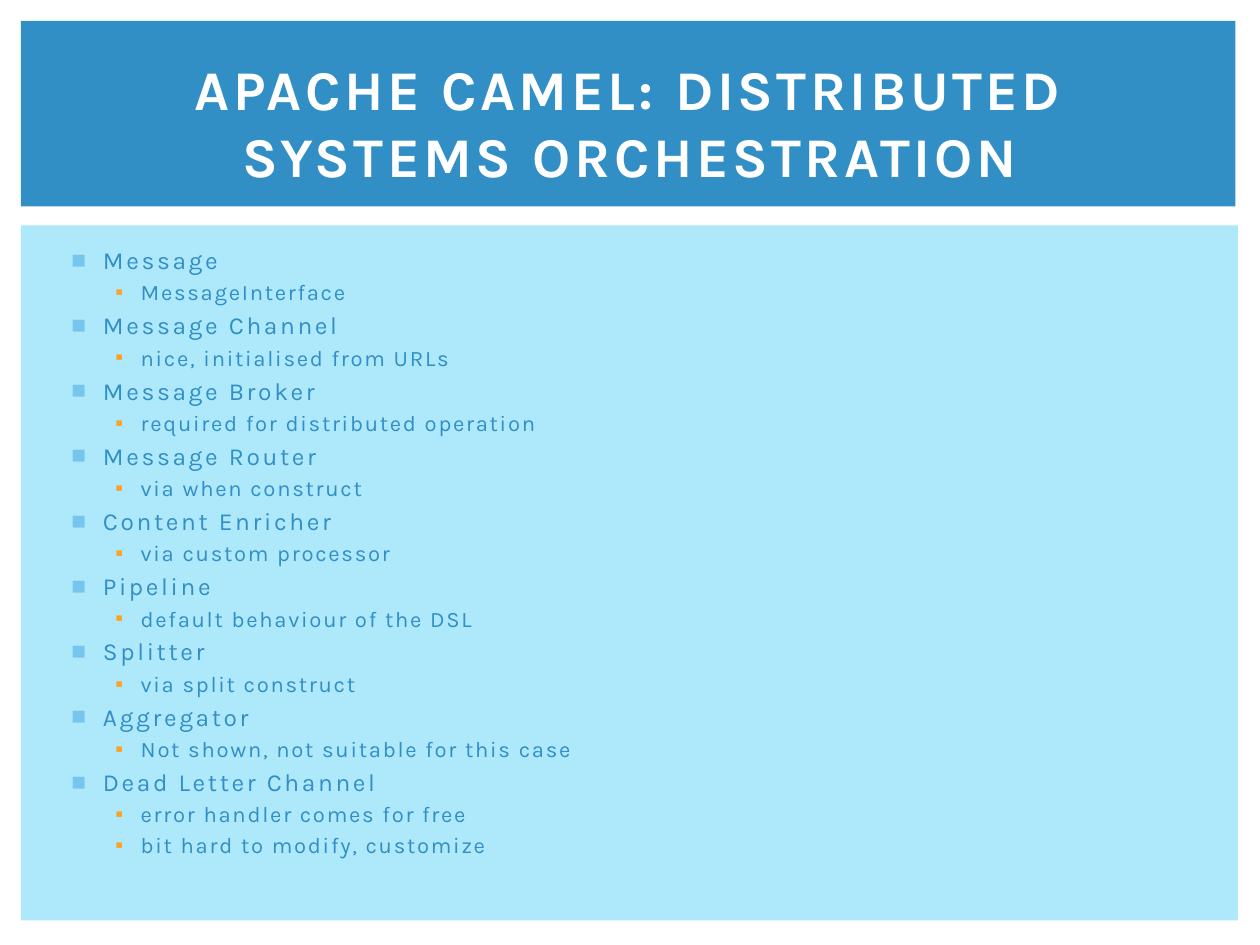
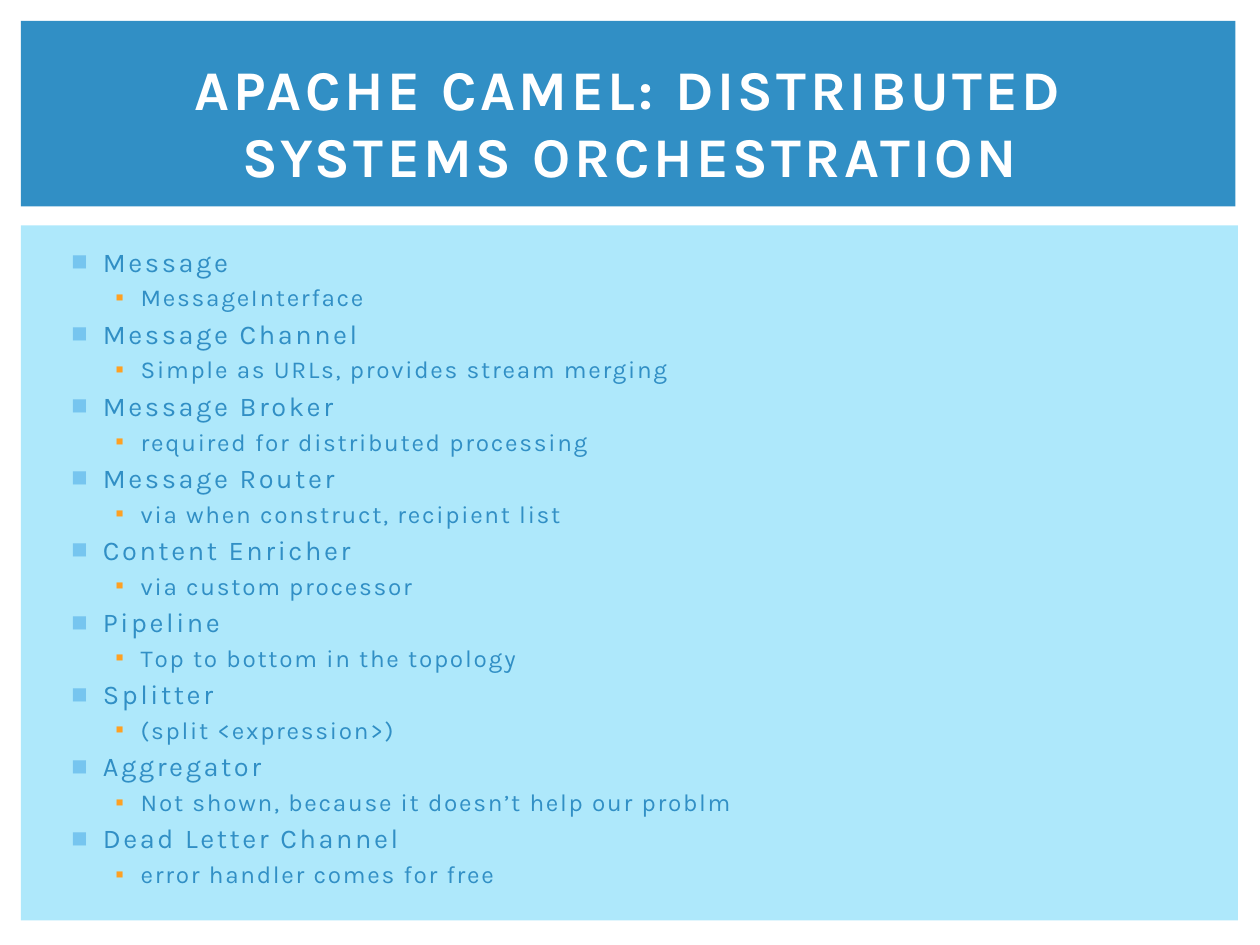
Before and after one commit to clumsyjedi/euroclojure2013, a slide deck: slide 14 of SLIDES.pptx. Drawn at 1260x945 pixels with LibreOffice and Linux fonts; fonts in the diff are those of the drawing. Boxes give left, top, right and bottom in pixels: in the first picture for what was removed or moved away, otherwise in the second. Text is boxed around its words. In the diff, an @@ line names an element or a change of style, - is before the commit and + after.

```diff
--- a/SLIDES.pptx
+++ b/SLIDES.pptx
@@ text at [103,255,731,883]: paragraph removed @@
-  ▪ bit hard to modify, customize
@@ text at [103,255,494,883]: size 14 to 15.5 pt in "Message", "Message Channel", "Message Broker", "Message Router" and 5 more places; size 12.6 to 13.9 pt in "MessageInterface", "via custom processor", "error handler comes for free" @@
@@ text at [141,361,667,384]: text changed; size 12.6 to 13.9 pt @@
-  ▪ nice, initialised from URLs
+  ▪ Simple as URLs, provides stream merging
@@ text at [141,434,587,457]: text changed; size 12.6 to 13.9 pt @@
-  ▪ required for distributed operation
+  ▪ required for distributed processing
@@ text at [141,506,560,529]: text changed; size 12.6 to 13.9 pt @@
-  ▪ via when construct
+  ▪ via when construct, recipient list
@@ text at [141,650,516,673]: text changed; size 12.6 to 13.9 pt @@
-  ▪ default behaviour of the DSL
+  ▪ Top to bottom in the topology
@@ text at [141,721,393,745]: text changed; size 12.6 to 13.9 pt @@
-  ▪ via split construct
+  ▪ (split <expression>)
@@ text at [141,794,731,817]: text changed; size 12.6 to 13.9 pt @@
-  ▪ Not shown, not suitable for this case
+  ▪ Not shown, because it doesn’t help our problm
```
Also in this commit, not shown: 21 other slides changed, 1 slide removed, 1 other file.
